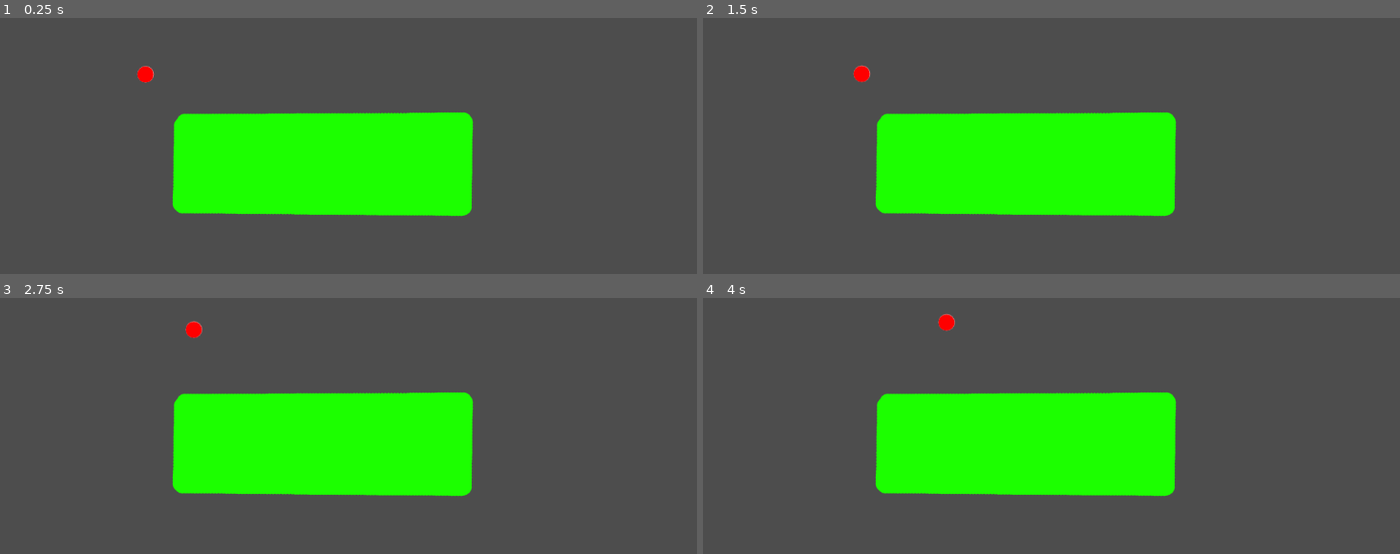
Above: before the commit, frames 1-4 (two rows, left to right).
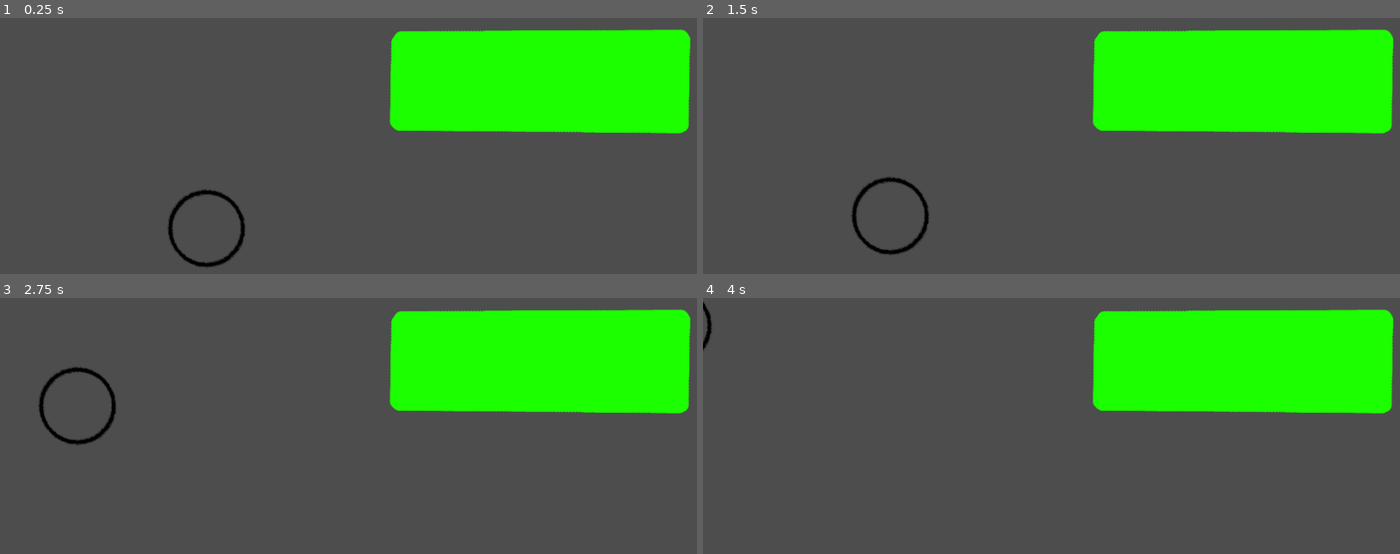
Above: after the commit, the same moments.

Repository: skincrawl/gamejam_test
Game: Godot game, scene res://Scenes/game.tscn
Two runs of this game, one before a commit and one after it. Both use one fixed random seed, a clock stepped at 60 frames per second and the inputs below.
Inputs (mouse positions are in pixels of both pictures, inside the frame that each line leads up to):
- Up to frame 1 (0.25 s): no input
- Up to frame 2 (1.5 s): tap Enter at 0.5 s; move the mouse to (1253, 210) at 0.52 s; press the mouse at (1253, 210) at 0.53 s; hold D (right) 0.53-1.28 s; move the mouse to (933, 253) at 1.27 s; release the mouse at (933, 253) at 1.28 s; hold S (down) from 1.28 s (still down); click (933, 253) at 1.35 s
- Up to frame 3 (2.75 s): move the mouse to (460, 418) at 2.02 s; release S (down) at 2.03 s; press the mouse at (460, 418) at 2.03 s; hold D (right) from 2.03 s (still down)
- Up to frame 4 (4 s): move the mouse to (outside the picture) at 2.77 s; release D (right) at 2.78 s; release the mouse at (outside the picture) at 2.78 s; hold W (up) 2.78-3.53 s; click (outside the picture) at 2.85 s; move the mouse to (outside the picture) at 3.52 s; press the mouse at (outside the picture) at 3.53 s; hold A (left) from 3.53 s (still down)

The runs differ from the first frame. In frame 1, 33% of the frame differs, in the area x 19-100%, y 4-98%; in frame 2, 33%; in frame 3, 33%, in the area x 5-100%, y 4-78%; in frame 4, 33%.

Commit message:
Mouse controls
Added controls to move the bubble using the mouse

Added the bubble graphic

Diff:
--- a/gamejam_2025_bubble/Scenes/bubbles.tscn
+++ b/gamejam_2025_bubble/Scenes/bubbles.tscn
@@ -1,20 +1,20 @@
 [gd_scene load_steps=6 format=3 uid="uid://bjqgn8eaev75p"]
 
 [ext_resource type="Script" path="res://Scripts/bubbles.gd" id="1_hivhj"]
-[ext_resource type="Texture2D" uid="uid://tx31hjphh50w" path="res://Assets/Art/ball.png" id="2_gydgv"]
+[ext_resource type="Texture2D" uid="uid://bl2w81x8qxwpi" path="res://Assets/Art/Bubble128.png" id="2_ntofy"]
 
 [sub_resource type="CircleShape2D" id="CircleShape2D_t1ttk"]
-radius = 12.0
+radius = 52.0
 
-[sub_resource type="AtlasTexture" id="AtlasTexture_dje4g"]
-atlas = ExtResource("2_gydgv")
-region = Rect2(0, 0, 30, 30)
+[sub_resource type="AtlasTexture" id="AtlasTexture_uqfqc"]
+atlas = ExtResource("2_ntofy")
+region = Rect2(0, 0, 128, 128)
 
 [sub_resource type="SpriteFrames" id="SpriteFrames_qw7yh"]
 animations = [{
 "frames": [{
 "duration": 1.0,
-"texture": SubResource("AtlasTexture_dje4g")
+"texture": SubResource("AtlasTexture_uqfqc")
 }],
 "loop": true,
 "name": &"default",
@@ -30,4 +30,5 @@
 shape = SubResource("CircleShape2D_t1ttk")
 
 [node name="AnimatedSprite2D" type="AnimatedSprite2D" parent="."]
+texture_filter = 1
 sprite_frames = SubResource("SpriteFrames_qw7yh")
--- a/gamejam_2025_bubble/Scenes/game.tscn
+++ b/gamejam_2025_bubble/Scenes/game.tscn
@@ -6,7 +6,7 @@
 [node name="game" type="Node2D"]
 
 [node name="wall" parent="." instance=ExtResource("1_6girk")]
-position = Vector2(481, 216)
+position = Vector2(809, 91)
 
 [node name="bubbles" parent="." instance=ExtResource("2_wgd0a")]
-position = Vector2(220, 85)
+position = Vector2(312, 318)
--- a/gamejam_2025_bubble/Scripts/bubbles.gd
+++ b/gamejam_2025_bubble/Scripts/bubbles.gd
@@ -3,15 +3,30 @@
 class_name Bubbles
 
 
-var strength:float = 50.0
-var speed:float = 100.0
+const MAX_BLOW_STRENGTH:float = 100.0
 
 
 func _process(_delta:float) -> void:
 
-	var dir:Vector2 = Input.get_vector("left", "right", "down", "up")
 
+	if not Input.is_action_pressed("blowing"):
+		return
+
+	var screen_size:Vector2 = DisplayServer.window_get_size()
 	var mouse_pos:Vector2 = get_viewport().get_mouse_position()
-	print("mouse pos: ", mouse_pos)
-	var force:Vector2 = strength * dir.normalized()
+	mouse_pos = clamp(mouse_pos, Vector2.ZERO, screen_size)
+
+	var dir:Vector2 = position - mouse_pos
+
+	var monkey_distance:float = mouse_pos.distance_to(global_position) - $CollisionShape2D.shape.radius
+
+	var force:Vector2
+	var distance_attenuation:float = 1.0
+
+	if monkey_distance > 1.0:
+		distance_attenuation = 100.0 / monkey_distance
+
+	force = MAX_BLOW_STRENGTH * dir.normalized() * distance_attenuation
+
+	# print("force strength: ", force.length())
 	apply_central_force(force)
--- a/gamejam_2025_bubble/project.godot
+++ b/gamejam_2025_bubble/project.godot
@@ -41,6 +41,11 @@
 , Object(InputEventKey,"resource_local_to_scene":false,"resource_name":"","device":-1,"window_id":0,"alt_pressed":false …(186 unchanged characters)…
 ]
 }
+blowing={
+"deadzone": 0.5,
+"events": [Object(InputEventMouseButton,"resource_local_to_scene":false,"resource_name":"","device":-1,"window_id":0,"alt_pressed":false,"shift_pressed":false,"ctrl_pressed":false,"meta_pressed":false,"button_mask":0,"position":Vector2(0, 0),"global_position":Vector2(0, 0),"factor":1.0,"button_index":1,"canceled":false,"pressed":false,"double_click":false,"script":null)
+]
+}
 
 [layer_names]
 
Binary file added: gamejam_2025_bubble/Assets/Art/Bubble128.png
Not shown, added: gamejam_2025_bubble/Assets/Art/Bubble128.png.import
